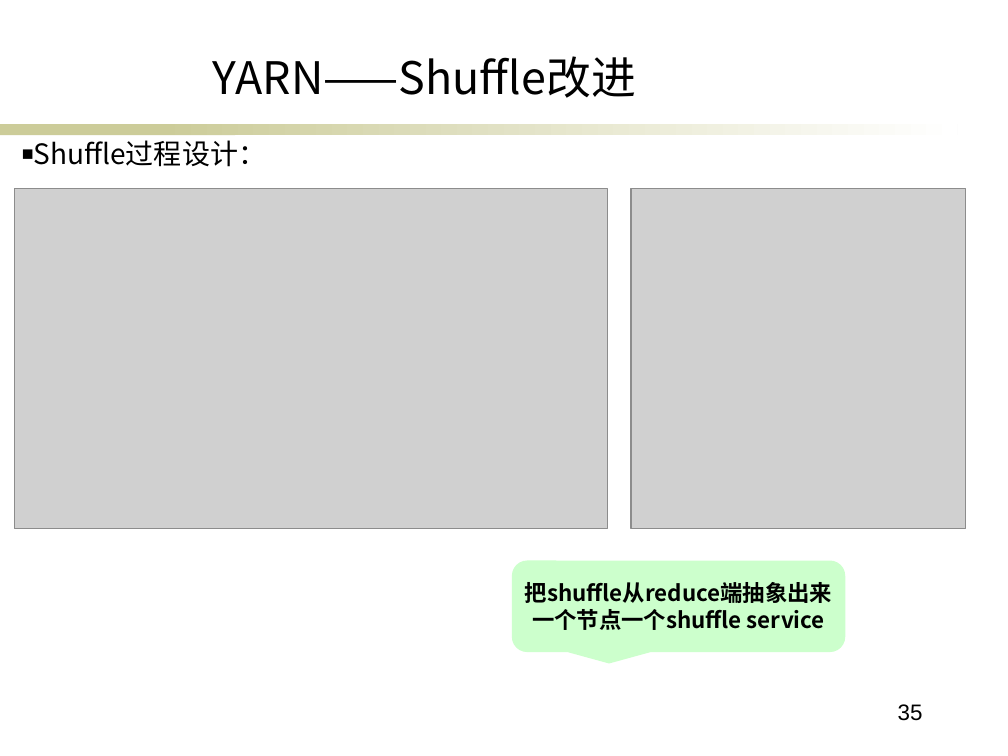
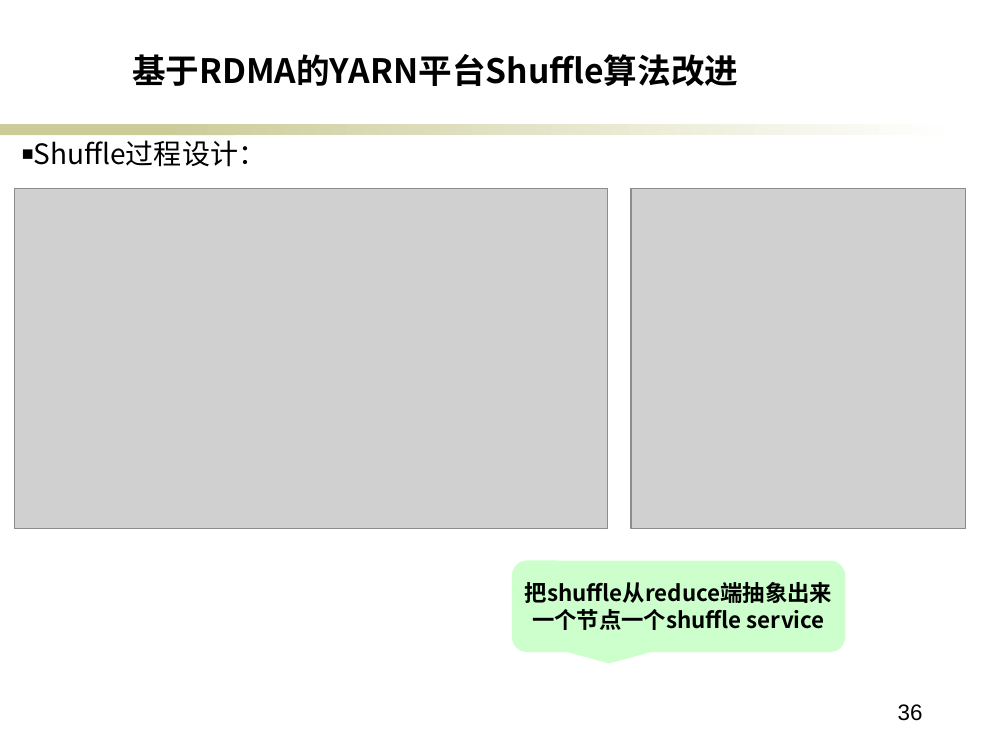
Before and after one commit to ericsonyc/paper, a slide deck: slide 36 of 毕业答辩.pptx (slide 35 before the commit). Drawn at 1008x756 pixels with LibreOffice and Linux fonts; fonts in the diff are those of the drawing; grey boxes stand for pictures; background and template pictures are left out. Boxes give left, top, right and bottom in pixels: in the first picture for what was removed or moved away, otherwise in the second. Text is boxed around its words. In the diff, an @@ line names an element or a change of style, - is before the commit and + after.

```diff
--- a/毕业答辩.pptx
+++ b/毕业答辩.pptx
@@ text at <box>132,54,738,86</box>: text changed; size 32 to 24 pt; bold on @@
-YARN——Shuffle改进
+基于RDMA的YARN平台Shuffle算法改进
@@ page number at <box>898,704,923,721</box>: text changed @@
-35
+36
```
Also in this commit, not shown: 7 other slides changed, 5 slides added, 3 slides removed.
